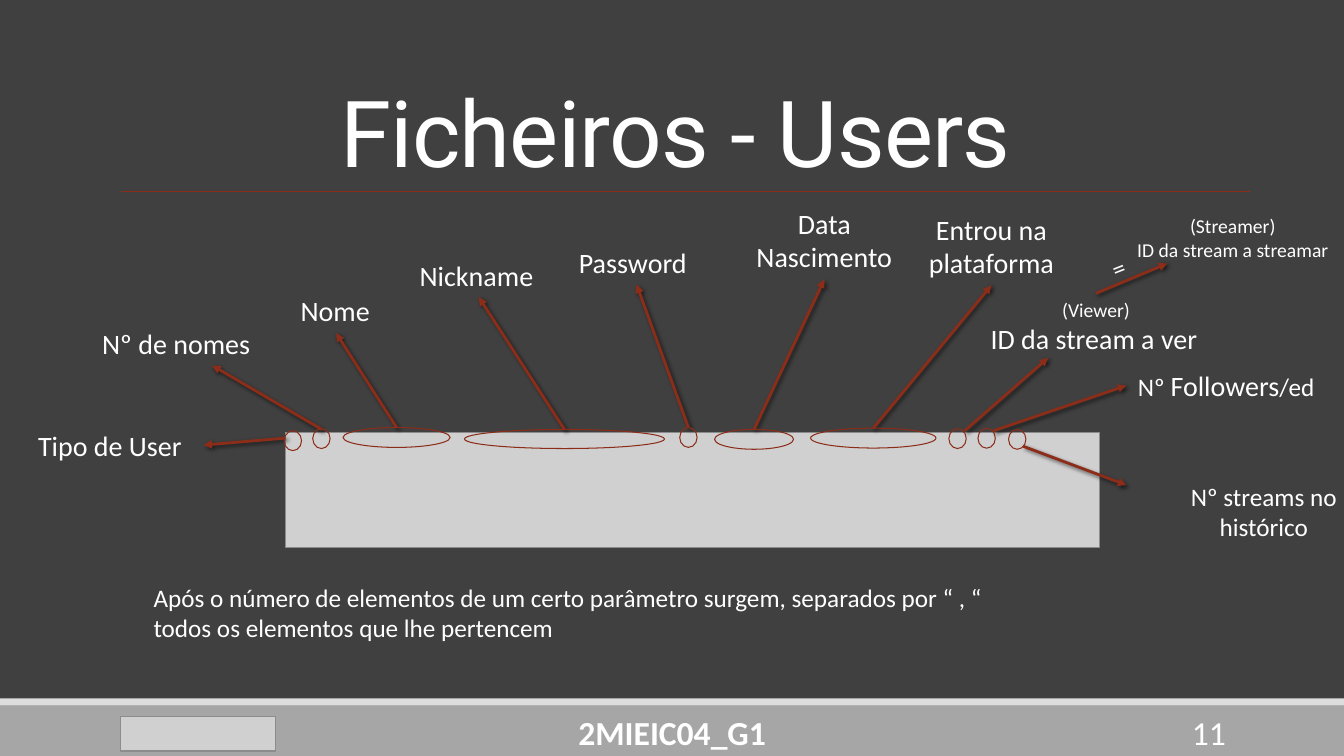
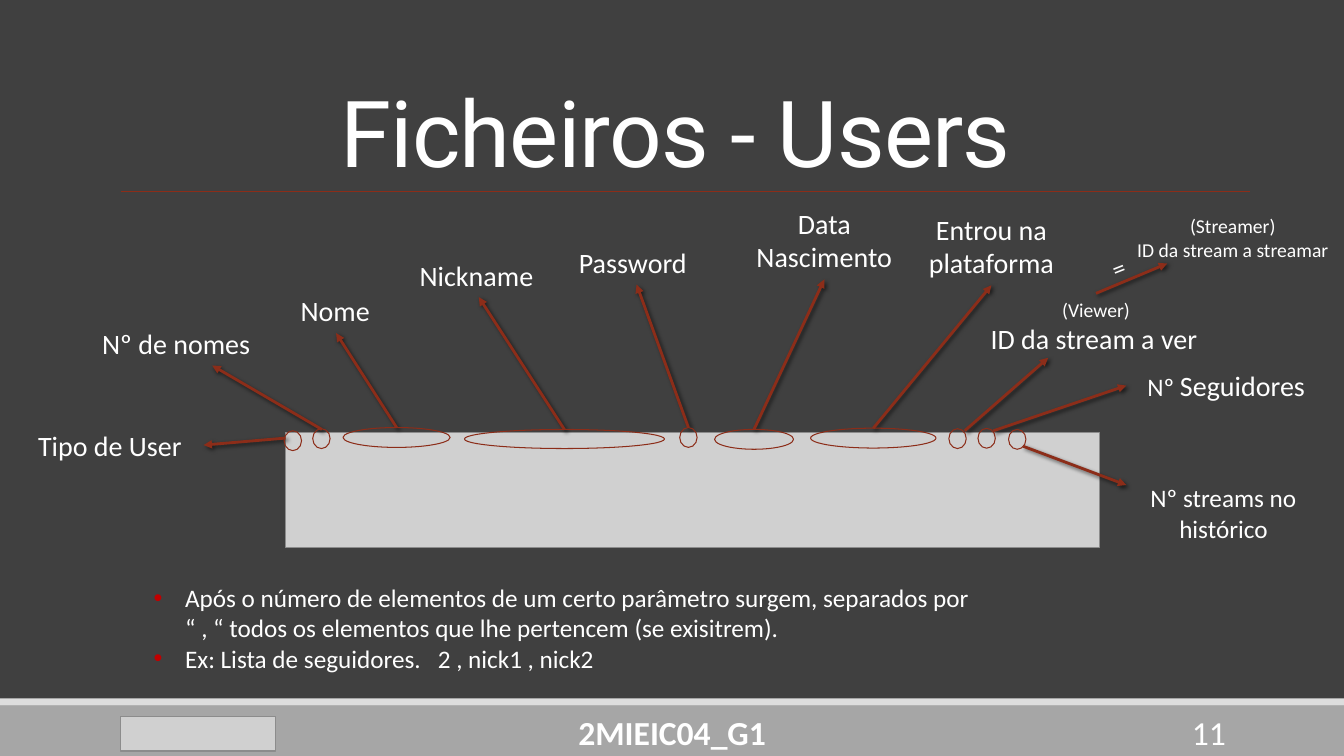
Before and after one commit to DoStini/FEUP-AEDA-proj, a slide deck: slide 11 of StreamZ_Apresentation4.pptx. Drawn at 1344x756 pixels with LibreOffice and Linux fonts; fonts in the diff are those of the drawing; grey boxes stand for pictures. Boxes give left, top, right and bottom in pixels: in the first picture for what was removed or moved away, otherwise in the second. Text is boxed around its words. In the diff, an @@ line names an element or a change of style, - is before the commit and + after.

```diff
--- a/StreamZ_Apresentation4.pptx
+++ b/StreamZ_Apresentation4.pptx
@@ text at (1147,376,1305,401): text changed @@
-Nº Followers/ed
+Nº Seguidores
@@ text "Nº streams no histórico": place and size @@
-text "Nº streams no histórico" at (1191,489,1337,536)
+text "Nº streams no histórico" at (1150,490,1297,538)
@@ text at (185,589,968,673): text changed @@
-Após o número de elementos de um certo parâmetro surgem, separados por “ , “ todos os elementos que lhe pertencem
+• Após o número de elementos de um certo parâmetro surgem, separados por “ , “ todos os elementos que lhe pertencem (se exisitrem).
+• Ex: Lista de seguidores. 2 , nick1 , nick2
```
Also in this commit, not shown: 9 other slides changed, 1 slide added, 2 slides removed.
